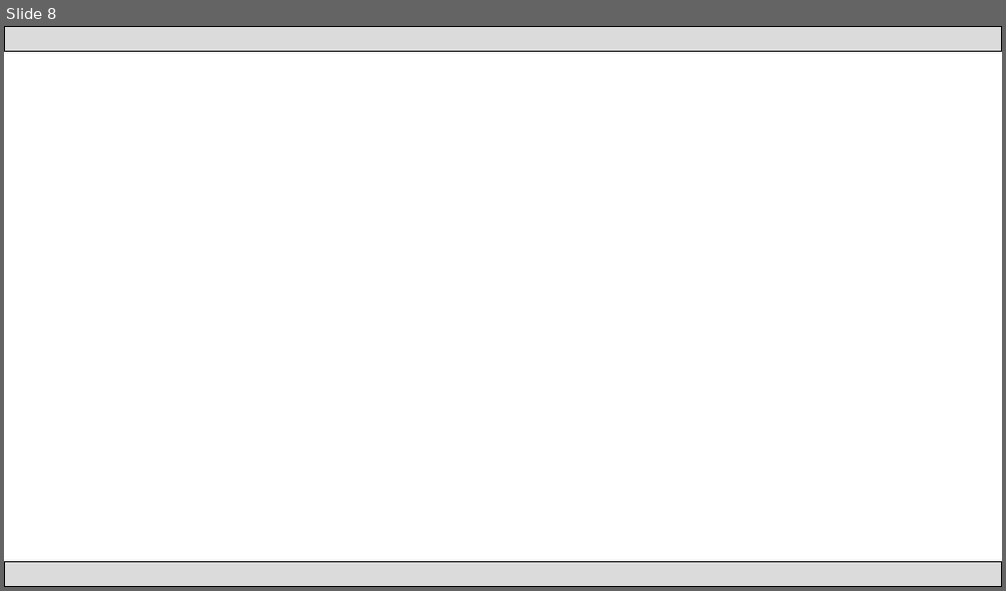
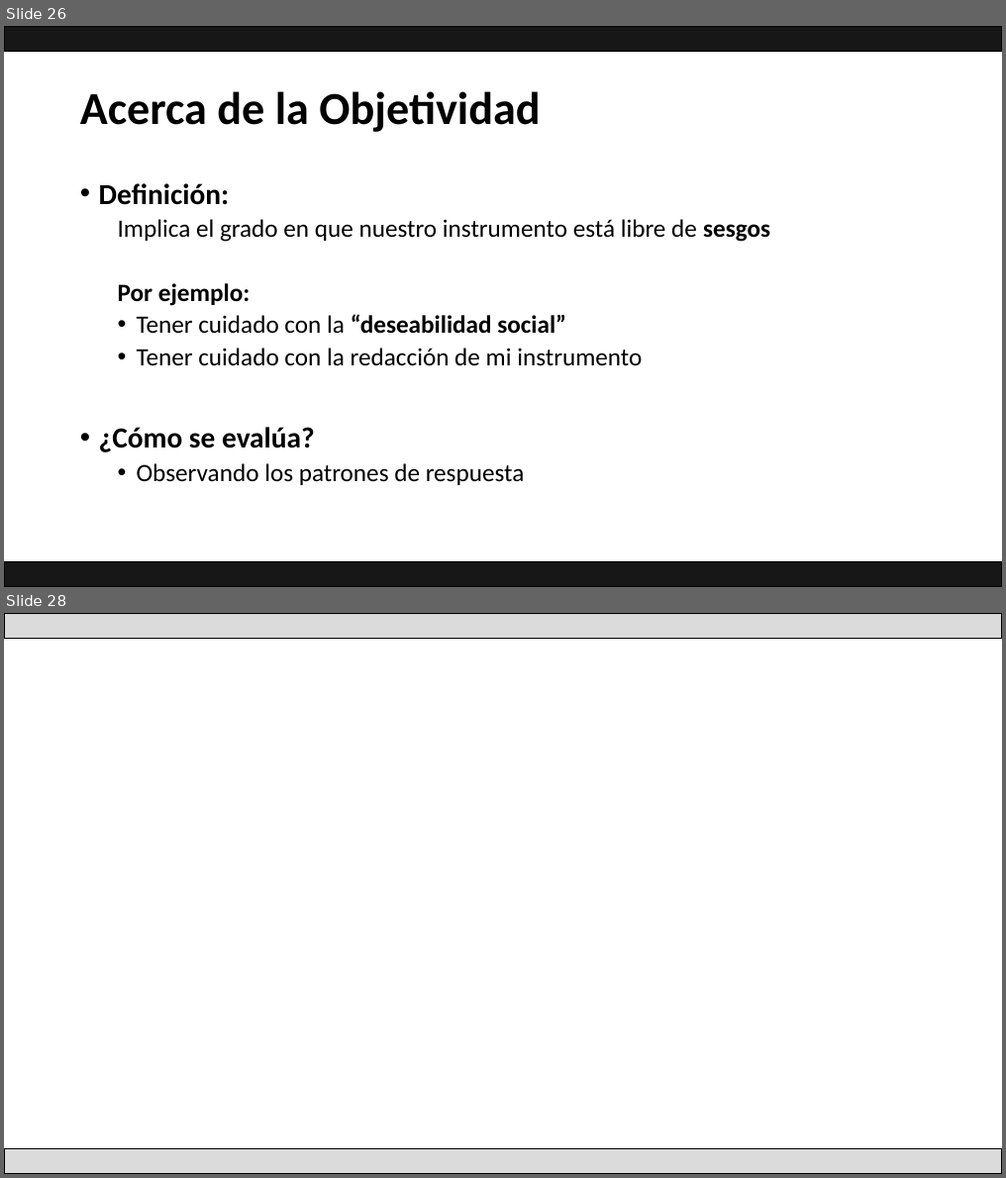
Before and after one commit to Adrifelcha/afchavez-019, a slide deck: JeanPiaget/Presentaciones/04_RecolecciónyAnálisisDatos.pptx. Shown one above the other, each under a label of ours: slide 8 before the commit, slides 26 and 28 after it; the slides between them are not shown. The pictures are 1006x591 and 1006x1178 pixels, drawn with LibreOffice and Linux fonts; fonts in the diff are those of the drawing. Boxes give left, top, right and bottom in pixels: in the first picture for what was removed or moved away, otherwise in the second. Text is boxed around its words. In the diff, an @@ line names an element or a change of style, - is before the commit and + after.

```diff
--- a/JeanPiaget/Presentaciones/04_RecolecciónyAnálisisDatos.pptx
+++ b/JeanPiaget/Presentaciones/04_RecolecciónyAnálisisDatos.pptx
@@ slide 26 added at (4,26,1002,587), background #FFFFFF @@
@@ rectangle added at (4,26,1002,51), fill #181717, outline #000000 1 pt @@
@@ title added at (80,91,540,132), 44 pt, text #000000, bold @@
+Acerca de la Objetividad
@@ text added at (99,183,770,485), 24 pt, text #000000 @@
+• Definición:
+  Implica el grado en que nuestro instrumento está libre de sesgos
+  Por ejemplo:
+  • Tener cuidado con la “deseabilidad social”
+  • Tener cuidado con la redacción de mi instrumento
+• ¿Cómo se evalúa?
+  • Observando los patrones de respuesta
@@ rectangle added at (4,563,1002,587), fill #181717, outline #000000 1 pt @@
@@ what was slide 8 is now slide 28 @@
```
Also in this commit, not shown: 1 slide changed, 19 other slides added, 11 other files.
